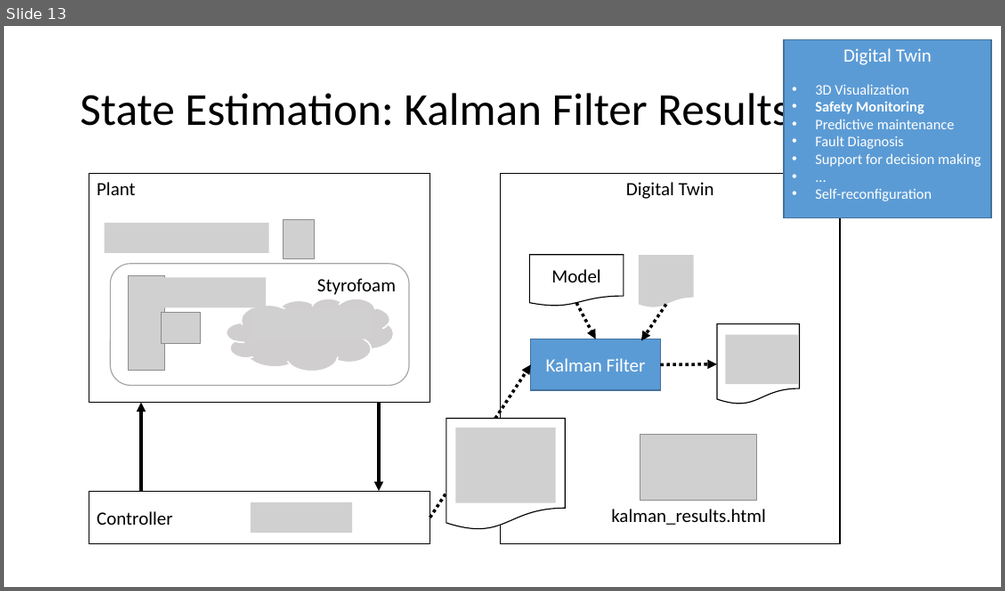
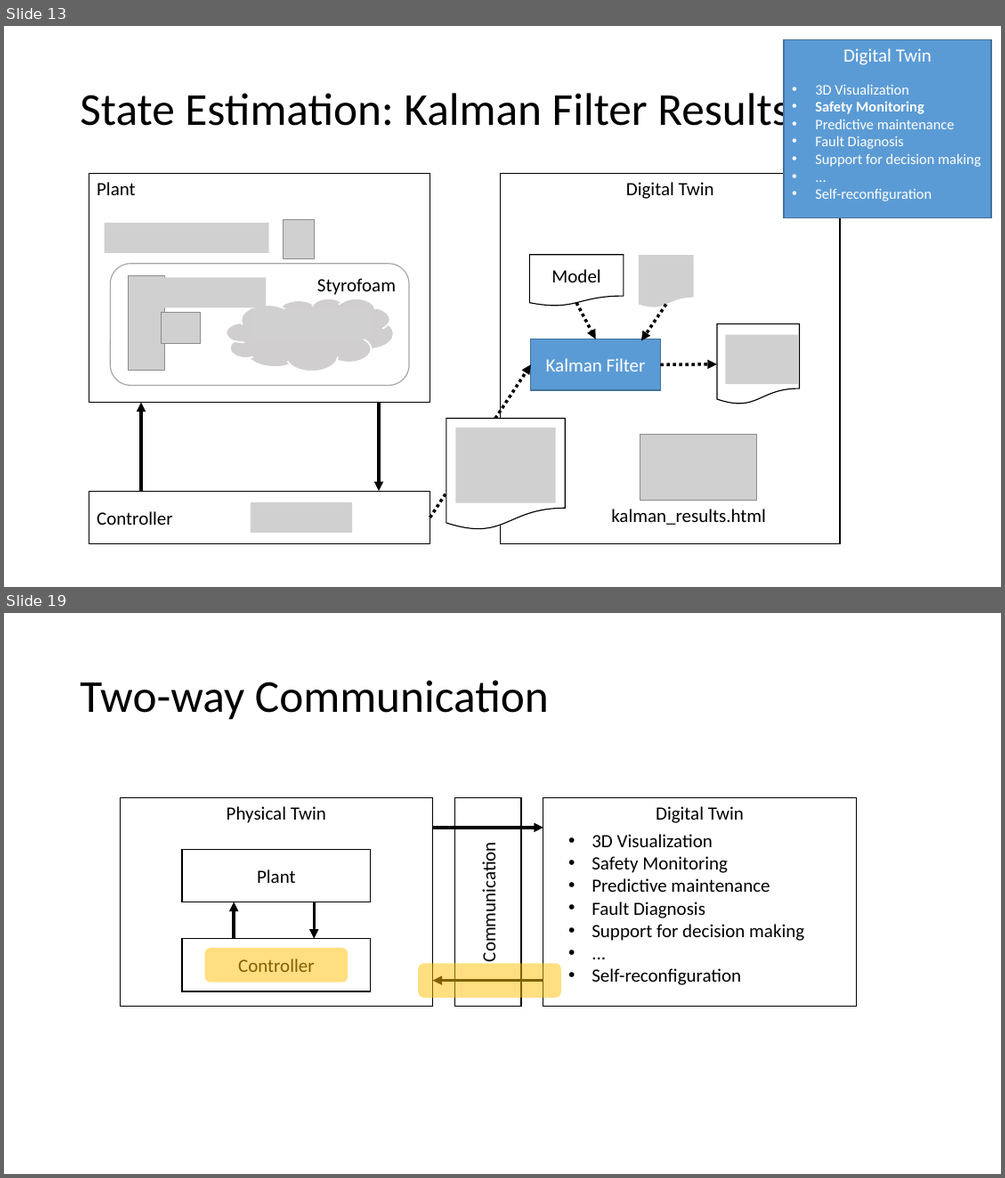
Before and after one commit to INTO-CPS-Association/example_digital-twin_incubator, a slide deck: notes/presentations/DigitLunch_17_December.pptx. Shown one above the other, each under a label of ours: slide 13 before the commit, slides 13 and 19 after it; the slides between them are not shown. The pictures are 1005x591 and 1005x1178 pixels, drawn with LibreOffice and Linux fonts; fonts in the diff are those of the drawing; grey boxes stand for pictures. Boxes give left, top, right and bottom in pixels: in the first picture for what was removed or moved away, otherwise in the second. Text is boxed around its words. In the diff, an @@ line names an element or a change of style, - is before the commit and + after.

```diff
--- a/notes/presentations/DigitLunch_17_December.pptx
+++ b/notes/presentations/DigitLunch_17_December.pptx
@@ slide 19 added at (4,613,1001,1174), background #FFFFFF @@
@@ title added at (80,680,549,720), 44 pt, text #000000 @@
+Two-way Communication
@@ rectangle added at (120,798,432,1005), fill #FFFFFF, outline #000000 1 pt, 18 pt, text #000000 @@
+Physical Twin
@@ rectangle added at (454,798,521,1006), fill #FFFFFF, outline #000000 1 pt, 18 pt, text #000000 @@
+Communication
@@ rectangle added at (543,798,856,1005), fill #FFFFFF, outline #000000 1 pt, 18 pt, text #000000 @@
+Digital Twin
@@ rectangle added at (182,850,371,902), fill #FFFFFF, outline #000000 1 pt, 18 pt, text #000000 @@
+Plant
@@ arrow added from (432, 827) to (543, 827), #000000 3 pt @@
@@ text added at (591,834,804,985), 18 pt, text #000000 @@
+• 3D Visualization
+• Safety Monitoring
+• Predictive maintenance
+• Fault Diagnosis
+• Support for decision making
+• ...
+• Self-reconfiguration
@@ arrow added from (234, 938) to (234, 901), #000000 3 pt @@
@@ arrow added from (315, 901) to (315, 938), #000000 3 pt @@
@@ rectangle added at (182,938,371,991), fill #FFFFFF, outline #000000 1 pt, 18 pt, text #000000 @@
+Controller
@@ rounded rectangle added at (205,948,348,982), fill #FFC000 at 50% opacity @@
@@ rounded rectangle added at (418,963,561,997), fill #FFC000 at 50% opacity @@
@@ arrow added from (543, 981) to (432, 981), #000000 3 pt @@
```
Also in this commit, not shown: 4 slides changed, 6 other slides added, 7 slides removed, 2 other files.
